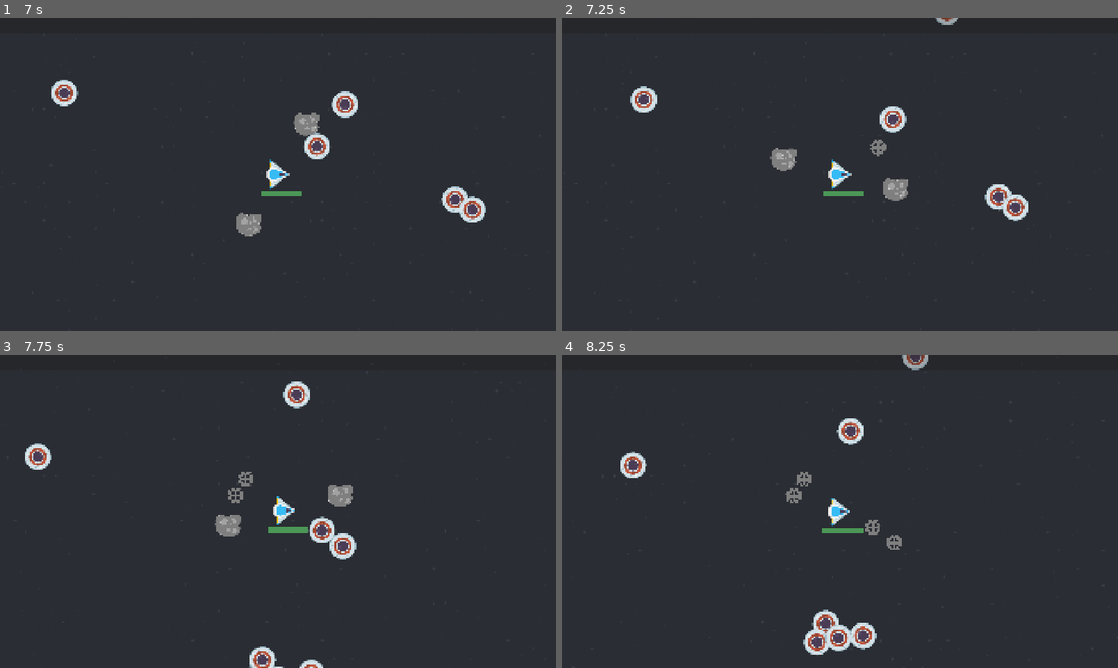
Above: before the commit, frames 1-4 (two rows, left to right).
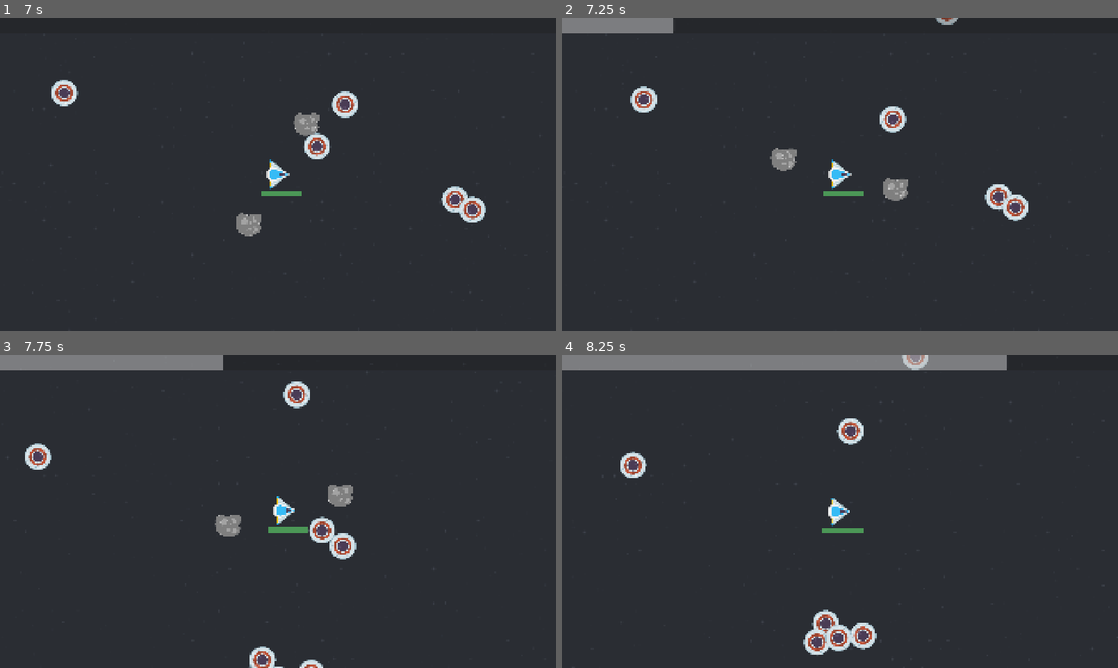
Above: after the commit, the same moments.

Repository: two-sticks-and-a-rock/space-arcade
Game: Godot game, scene res://scenes/main.tscn
Two runs of this game, one before a commit and one after it. Both use one fixed random seed, a clock stepped at 60 frames per second and the inputs below.
Inputs (mouse positions are in pixels of both pictures, inside the frame that each line leads up to):
- Up to frame 1 (7 s): move the mouse to (400, 158) at 0.52 s; press the mouse at (400, 158) at 0.53 s; move the mouse to (166, 190) at 1.27 s; release the mouse at (166, 190) at 1.28 s; click (166, 190) at 1.35 s; move the mouse to (333, 105) at 2.02 s; press the mouse at (333, 105) at 2.03 s; move the mouse to (250, 237) at 2.77 s; release the mouse at (250, 237) at 2.78 s; click (250, 237) at 2.85 s; move the mouse to (444, 221) at 3.52 s; press the mouse at (444, 221) at 3.53 s; move the mouse to (111, 127) at 4.27 s; release the mouse at (111, 127) at 4.28 s; click (111, 127) at 4.35 s; move the mouse to (305, 174) at 5.02 s; press the mouse at (305, 174) at 5.03 s; move the mouse to (194, 96) at 5.77 s; release the mouse at (194, 96) at 5.78 s; click (194, 96) at 5.85 s; move the mouse to (400, 158) at 6.52 s; press the mouse at (400, 158) at 6.53 s
- Up to frame 2 (7.25 s): no input
- Up to frame 3 (7.75 s): move the mouse to (166, 527) at 7.27 s; release the mouse at (166, 527) at 7.28 s; click (166, 527) at 7.35 s
- Up to frame 4 (8.25 s): move the mouse to (895, 442) at 8.02 s; press the mouse at (895, 442) at 8.03 s

Frame 1 is identical in both runs. In frame 2, 1.1% of the frame differs, in the area x 0-59%, y 0-45%; in frame 3, 2.1%; in frame 4, 4.3%, in the area x 0-80%, y 0-63%.

Commit message:
magnetize xp slightly

Diff:
--- a/project.godot
+++ b/project.godot
@@ -71,6 +71,7 @@
 2d_physics/layer_3="player_weapons"
 2d_physics/layer_4="enemy_weapons"
 2d_physics/layer_5="xp"
+2d_physics/layer_6="xp_magnet"
 
 [physics]
 
--- a/scenes/player/player.tscn
+++ b/scenes/player/player.tscn
@@ -25,6 +25,9 @@
 
 [sub_resource type="StyleBoxFlat" id="StyleBoxFlat_lvxji"]
 bg_color = Color(0.29237694, 0.5903247, 0.33716953, 1)
+
+[sub_resource type="CircleShape2D" id="CircleShape2D_kcn5b"]
+radius = 255.0
 
 [node name="player" type="StaticBody2D" unique_id=1664336922]
 z_index = 10
@@ -72,3 +75,11 @@
 [node name="XpBar" parent="XpCanvas" unique_id=804379581 instance=ExtResource("6_75vfm")]
 max_value = 1920.0
 value = 1920.0
+
+[node name="XpMagnet" type="Area2D" parent="." unique_id=1871784061]
+collision_layer = 32
+collision_mask = 16
+
+[node name="CollisionShape2D" type="CollisionShape2D" parent="XpMagnet" unique_id=1272105766]
+shape = SubResource("CircleShape2D_kcn5b")
+debug_color = Color(0.6044142, 0.5131459, 0.48474836, 0.41960785)
--- a/scenes/player/player_cam.gd
+++ b/scenes/player/player_cam.gd
@@ -1,9 +1,4 @@
 extends Camera2D
-
-
-func _ready():
-	pass # Replace with function body.
-
 
 func _physics_process(delta):
 	position -= Mover.get_movement()*delta
--- a/scenes/xp/XP.gd
+++ b/scenes/xp/XP.gd
@@ -1,6 +1,7 @@
 extends Node
 
 var GEAR_VALUE = 1
+var XP_MAGNET_SPEED = 0.1
 
 var xp_to_scene_file = {
 	GEAR_VALUE: {
--- a/scenes/xp/xp_gear.gd
+++ b/scenes/xp/xp_gear.gd
@@ -1,11 +1,25 @@
 extends Area2D
 
 @onready var player = get_parent().get_node("%player") as StaticBody2D
+var move_to_player = false
 
 func _physics_process(delta):
 	position -= Mover.get_movement() * delta
+	if (move_to_player):
+		position = lerp(position, player.global_position, Xp.XP_MAGNET_SPEED)
 
 func _on_gear_entered(body: Node2D):
+	if (body.name == "XpMagnet"):
+		move_to_player = true
+
 	if (body.name == "player" && "gain_xp" in body):
 		body.gain_xp(Xp.GEAR_VALUE)
 		queue_free()
+
+func _on_gear_area_exited(area: Area2D):
+	if (area.name == "XpMagnet"):
+		move_to_player = false
+
+func _on_gear_area_entered(area: Area2D):
+	if (area.name == "XpMagnet"):
+		move_to_player = true
--- a/scenes/xp/xp_gear.tscn
+++ b/scenes/xp/xp_gear.tscn
@@ -3,8 +3,8 @@
 [ext_resource type="Texture2D" uid="uid://c0yoxnpfd24u3" path="res://art/sprites/xp/gear_placeholder.png" id="1_t6sfn"]
 [ext_resource type="Script" uid="uid://qys1efmg6cg7" path="res://scenes/xp/xp_gear.gd" id="1_y5ppa"]
 
-[sub_resource type="RectangleShape2D" id="RectangleShape2D_vcb5e"]
-size = Vector2(66, 66)
+[sub_resource type="CircleShape2D" id="CircleShape2D_y5ppa"]
+radius = 30.004166
 
 [sub_resource type="SpriteFrames" id="SpriteFrames_dcs6a"]
 animations = [{
@@ -19,15 +19,18 @@
 
 [node name="XpGear" type="Area2D" unique_id=486585958]
 collision_layer = 16
+collision_mask = 33
 script = ExtResource("1_y5ppa")
 
 [node name="CollisionShape2D" type="CollisionShape2D" parent="." unique_id=1079333680]
 position = Vector2(0, 1.5)
-shape = SubResource("RectangleShape2D_vcb5e")
+shape = SubResource("CircleShape2D_y5ppa")
 debug_color = Color(0.74342495, 0.42045522, 0.53199035, 0.41960785)
 
 [node name="AnimatedSprite2D" type="AnimatedSprite2D" parent="." unique_id=575868147]
 scale = Vector2(0.2, 0.2)
 sprite_frames = SubResource("SpriteFrames_dcs6a")
 
+[connection signal="area_entered" from="." to="." method="_on_gear_area_entered"]
+[connection signal="area_exited" from="." to="." method="_on_gear_area_exited"]
 [connection signal="body_entered" from="." to="." method="_on_gear_entered"]
